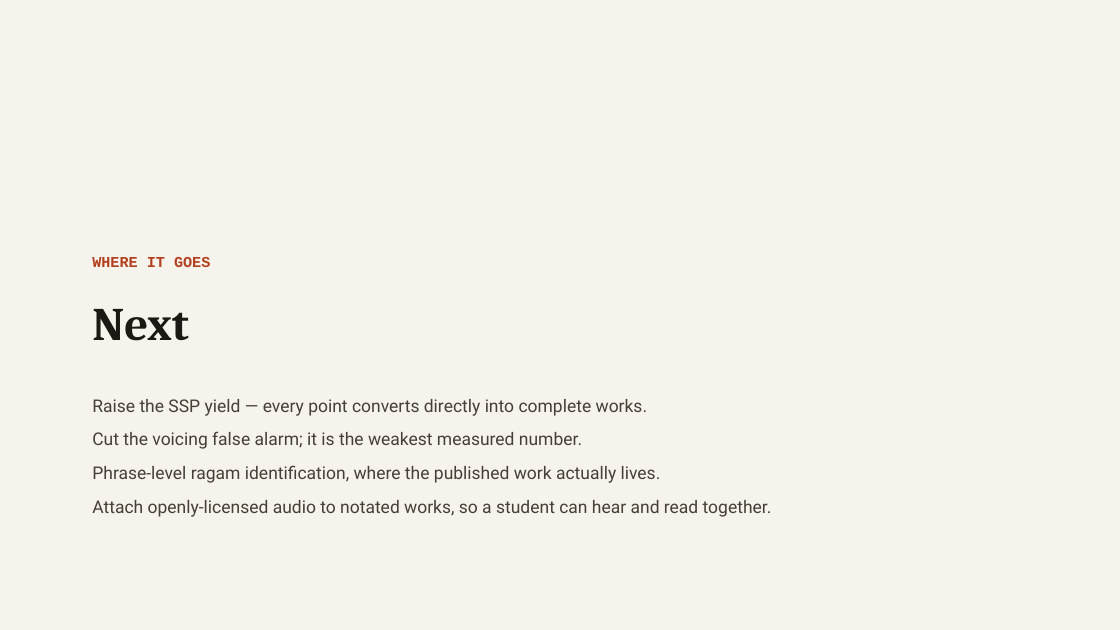
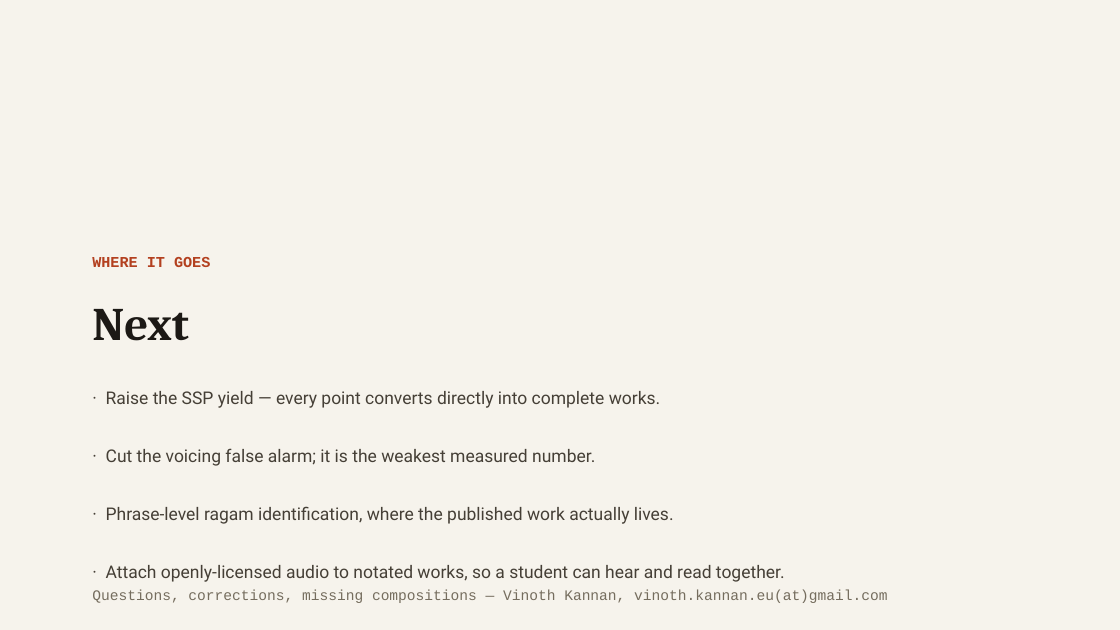
Before and after one commit to vinoth4v/sruthiscribe, a slide deck: slide 10 of SruthiScribe-pitch.pptx. Drawn at 1120x630 pixels with LibreOffice and Linux fonts; fonts in the diff are those of the drawing. Boxes give left, top, right and bottom in pixels: in the first picture for what was removed or moved away, otherwise in the second. Text is boxed around its words. In the diff, an @@ line names an element or a change of style, - is before the commit and + after.

```diff
--- a/SruthiScribe-pitch.pptx
+++ b/SruthiScribe-pitch.pptx
@@ text at [106, 391, 785, 582]: text changed @@
-Raise the SSP yield — every point converts directly into complete works.
-Cut the voicing false alarm; it is the weakest measured number.
-Phrase-level ragam identification, where the published work actually lives.
-Attach openly-licensed audio to notated works, so a student can hear and read together.
+· Raise the SSP yield — every point converts directly into complete works.
+· Cut the voicing false alarm; it is the weakest measured number.
+· Phrase-level ragam identification, where the published work actually lives.
+· Attach openly-licensed audio to notated works, so a student can hear and read together.
@@ text added at [92, 590, 887, 603], 12.5 pt, text #756D5E @@
+Questions, corrections, missing compositions — Vinoth Kannan, vinoth.kannan.eu(at)gmail.com
```
Also in this commit, not shown: 8 other slides changed, 6 other files.
